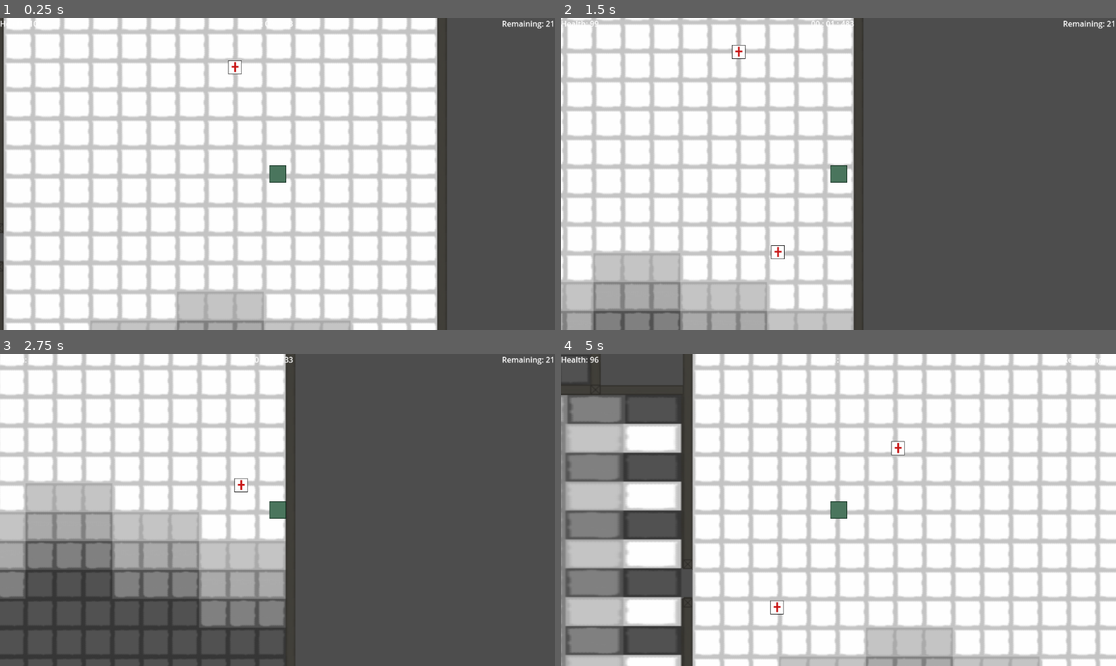
Above: before the commit, frames 1-4 (two rows, left to right).
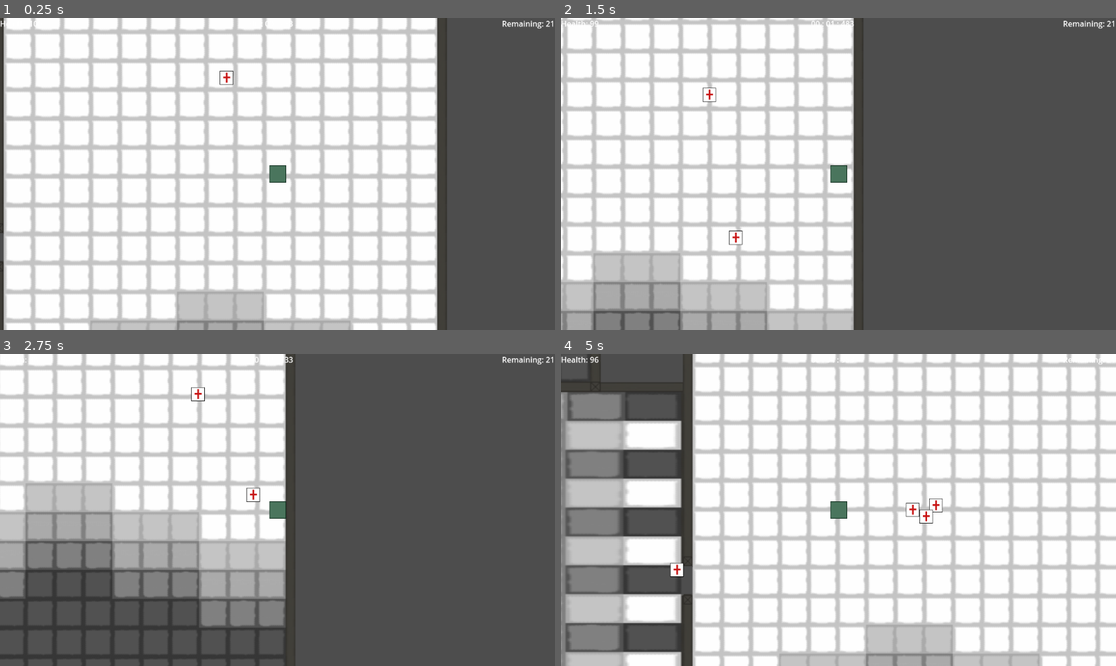
Above: after the commit, the same moments.

Repository: BZOgletree/piratesoftware-game-jab-01-2025
Game: Godot game, scene res://Scenes/Floor1 (Final Level)/floor1.tscn
The game is run twice, just before and just after one commit, with the same random seed, the same clock (stepped at 60 frames per second) and the same inputs.
Inputs:
- Up to frame 1 (0.25 s): no input
- Up to frame 2 (1.5 s): hold D (Right) 0.53-1.28 s; tap E (Bite) at 0.6 s; hold S (Down) from 1.28 s (still down); tap Q (Claw) at 1.35 s
- Up to frame 3 (2.75 s): release S (Down) at 2.03 s; hold D (Right) from 2.03 s (still down); tap E (Bite) at 2.1 s
- Up to frame 4 (5 s): release D (Right) at 2.78 s; hold W (Up) 2.78-3.53 s; tap Q (Claw) at 2.85, 4.35 s; hold A (Left) from 3.53 s (still down); tap E (Bite) at 3.6 s

The runs differ from the first frame. In frame 1, 0.1% of the frame differs, in the area x 39-44%, y 13-22%; in frame 2, 0.3%; in frame 3, 0.2%; in frame 4, 18%, in the area x 0-100%, y 0-100%.

Commit message:
Update floor 6 navigation

Diff:
--- a/game-jam-2025/Scenes/Floor6 (First level)/floor_6_first_level.tscn
+++ b/game-jam-2025/Scenes/Floor6 (First level)/floor_6_first_level.tscn
@@ -1,3 +1,32 @@
-[gd_scene format=3 uid="uid://bhbkpprxcjpbs"]
+[gd_scene load_steps=7 format=3 uid="uid://bhbkpprxcjpbs"]
+
+[ext_resource type="PackedScene" uid="uid://x4ystqk34ocr" path="res://Scenes/Floor6 (First level)/floor_6_map.tscn" id="1_sjgvh"]
+[ext_resource type="PackedScene" uid="uid://bcosepain78m5" path="res://Scenes/stopwatch.tscn" id="2_03adn"]
+[ext_resource type="PackedScene" uid="uid://6s2y2bkxqfef" path="res://Scenes/hud.tscn" id="3_fcwap"]
+[ext_resource type="PackedScene" uid="uid://budn5kngr202o" path="res://Scenes/player.tscn" id="4_48oll"]
+[ext_resource type="PackedScene" uid="uid://b5onfjpq3c8uj" path="res://Scenes/escape_location.tscn" id="5_psj5r"]
+[ext_resource type="PackedScene" uid="uid://ua7jj7xp0xja" path="res://Scenes/target.tscn" id="6_moxcc"]
 
 [node name="Floor6-FirstLevel" type="Node2D"]
+
+[node name="Floor6Map" parent="." instance=ExtResource("1_sjgvh")]
+position = Vector2(-227.153, 445.659)
+
+[node name="Stopwatch" parent="." instance=ExtResource("2_03adn")]
+
+[node name="HUD" parent="." instance=ExtResource("3_fcwap")]
+
+[node name="Player" parent="." node_paths=PackedStringArray("hud") instance=ExtResource("4_48oll")]
+position = Vector2(-848.833, -513.468)
+hud = NodePath("../HUD")
+
+[node name="Camera2D" type="Camera2D" parent="Player"]
+zoom = Vector2(2, 2)
+
+[node name="EscapeLocation" parent="." instance=ExtResource("5_psj5r")]
+position = Vector2(924.997, 547.447)
+rotation = -0.473038
+
+[node name="Target" parent="." node_paths=PackedStringArray("player") instance=ExtResource("6_moxcc")]
+position = Vector2(-766.63, -591.23)
+player = NodePath("../Player")
--- a/game-jam-2025/Scenes/Floor6 (First level)/floor_6_map.tscn
+++ b/game-jam-2025/Scenes/Floor6 (First level)/floor_6_map.tscn
@@ -38,7 +38,7 @@
 position = Vector2(513.9, -466.13)
 
 [node name="F6R1-6" parent="." instance=ExtResource("1_205kn")]
-position = Vector2(531.524, -925.107)
+position = Vector2(530.11, -925.815)
 scale = Vector2(-1, 1)
 
 [node name="F6R1-7" parent="." instance=ExtResource("1_205kn")]
--- a/game-jam-2025/Scenes/hud.tscn
+++ b/game-jam-2025/Scenes/hud.tscn
@@ -1,6 +1,6 @@
 [gd_scene load_steps=2 format=3 uid="uid://6s2y2bkxqfef"]
 
-[ext_resource type="Script" path="res://Scenes/hud.gd" id="1_20m51"]
+[ext_resource type="Script" path="res://Scripts/hud.gd" id="1_20m51"]
 
 [node name="HUD" type="CanvasLayer" node_paths=PackedStringArray("stopwatch_label", "health_label", "target_label")]
 script = ExtResource("1_20m51")
--- a/game-jam-2025/Scripts/target.gd
+++ b/game-jam-2025/Scripts/target.gd
@@ -32,38 +32,39 @@
 	makePath()
 	move_and_slide()
 	var current_position = self.translate
-	if nav_agent.distance_to_target() < 5:
-		if self.speed == state.IDLE:
-			next_workstation = 2 if next_workstation == 1 else 1
-		else:
-			current_escape_waypoint_location += 1
+	#if nav_agent.distance_to_target() < 5:
+		#if self.speed == state.IDLE:
+			#next_workstation = 2 if next_workstation == 1 else 1
+		#else:
+			#current_escape_waypoint_location += 1
 
 func makePath():
-	if self.speed == state.IDLE:
-		if workstation_waypoint_1 == null:
-			pass
-		elif next_workstation == 1:
-			nav_agent.target_position = workstation_waypoint_1.global_position
-		else:
-			nav_agent.target_position = workstation_waypoint_2.global_position
-	elif current_escape_waypoint_location == 1:
-		nav_agent.target_position = escape_waypoint_1.global_position
-		target_position = escape_waypoint_1.global_position
-	elif current_escape_waypoint_location == 2:
-		nav_agent.target_position = escape_waypoint_2.global_position
-		target_position = escape_waypoint_2.global_position
-	elif current_escape_waypoint_location == 3:
-		nav_agent.target_position = escape_waypoint_3.global_position
-		target_position = escape_waypoint_3.global_position
-	elif current_escape_waypoint_location == 4:
-		nav_agent.target_position = escape_waypoint_4.global_position
-		target_position = escape_waypoint_4.global_position
-	elif current_escape_waypoint_location == 5:
-		nav_agent.target_position = escape_waypoint_5.global_position
-		target_position = escape_waypoint_5.global_position
-	else:
-		nav_agent.target_position = escape_location.global_position
-		target_position = escape_location.global_position
+	nav_agent.target_position = player.global_position
+	#if self.speed == state.IDLE:
+		#if workstation_waypoint_1 == null:
+			#pass
+		#elif next_workstation == 1:
+			#nav_agent.target_position = workstation_waypoint_1.global_position
+		#else:
+			#nav_agent.target_position = workstation_waypoint_2.global_position
+	#elif current_escape_waypoint_location == 1:
+		#nav_agent.target_position = escape_waypoint_1.global_position
+		#target_position = escape_waypoint_1.global_position
+	#elif current_escape_waypoint_location == 2:
+		#nav_agent.target_position = escape_waypoint_2.global_position
+		#target_position = escape_waypoint_2.global_position
+	#elif current_escape_waypoint_location == 3:
+		#nav_agent.target_position = escape_waypoint_3.global_position
+		#target_position = escape_waypoint_3.global_position
+	#elif current_escape_waypoint_location == 4:
+		#nav_agent.target_position = escape_waypoint_4.global_position
+		#target_position = escape_waypoint_4.global_position
+	#elif current_escape_waypoint_location == 5:
+		#nav_agent.target_position = escape_waypoint_5.global_position
+		#target_position = escape_waypoint_5.global_position
+	#else:
+		#nav_agent.target_position = escape_location.global_position
+		#target_position = escape_location.global_position
 
 
 func _on_alert_radius_area_entered(area: Area2D) -> void:
Renamed: game-jam-2025/Scenes/hud.gd -> game-jam-2025/Scripts/hud.gd
